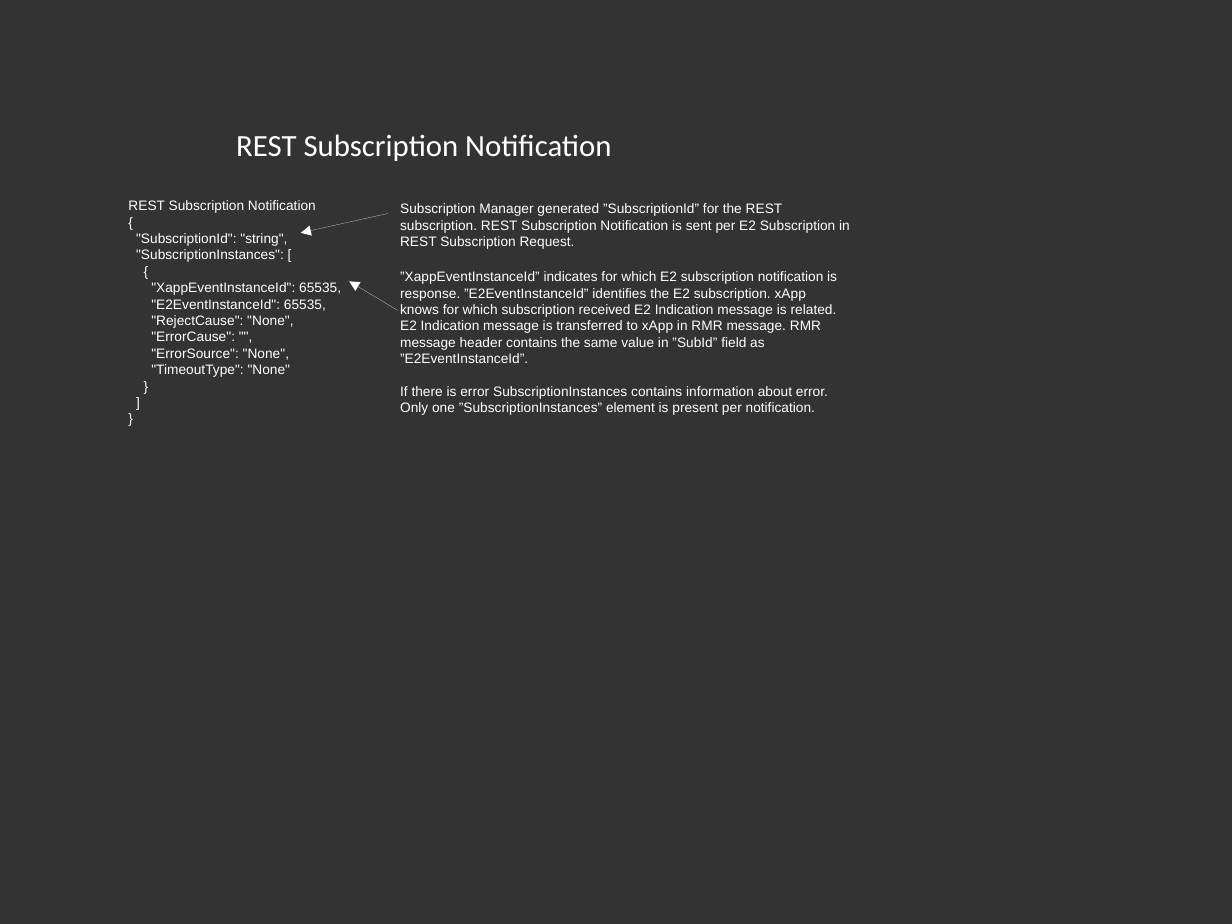
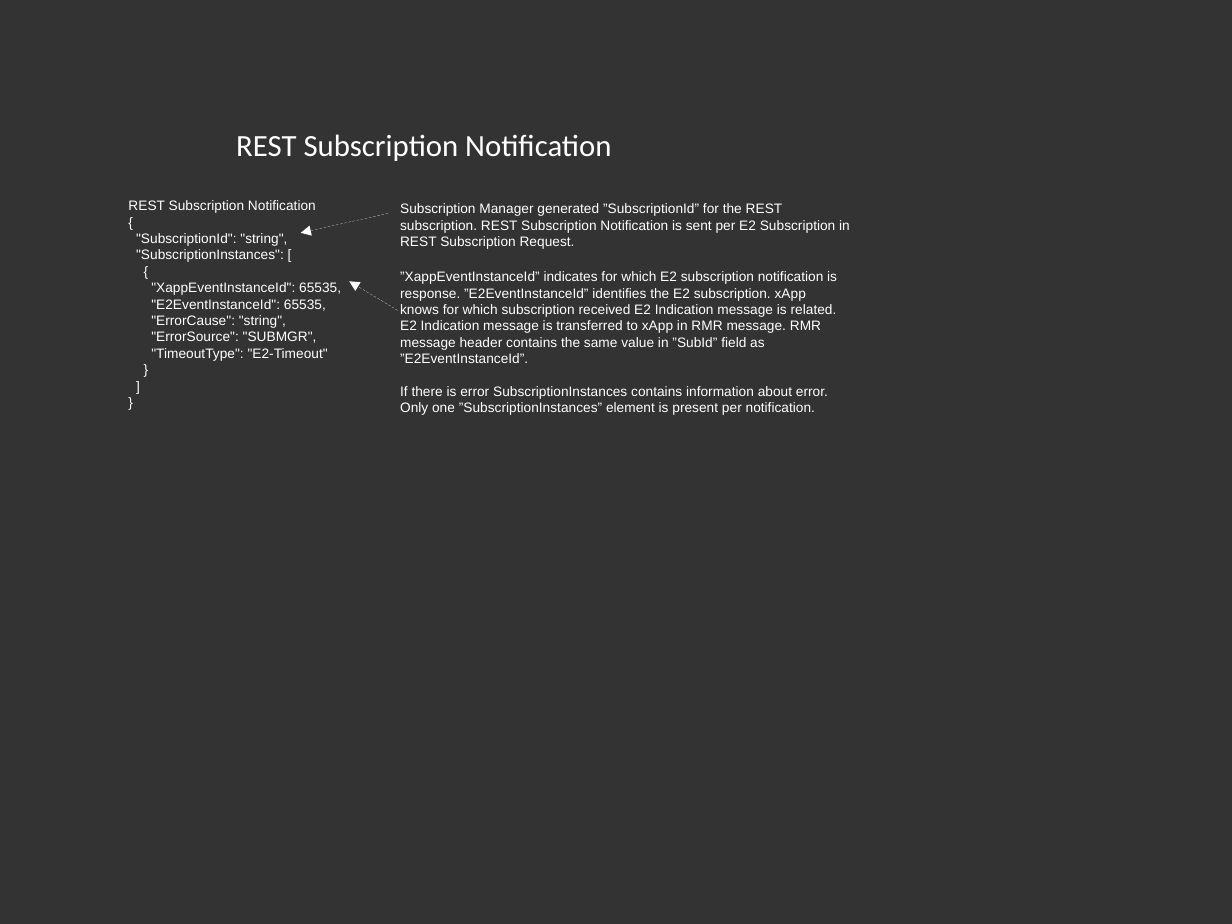
Before and after one commit to o-ran-sc/ric-plt-submgr, a slide deck: slide 13 of docs/images/source/SubManager REST pictures.odp. Drawn at 1232x924 pixels with LibreOffice and Linux fonts; fonts in the diff are those of the drawing. Boxes give left, top, right and bottom in pixels: in the first picture for what was removed or moved away, otherwise in the second. Text is boxed around its words. In the diff, an @@ line names an element or a change of style, - is before the commit and + after.

Commit message:
Subscription REST interface update  - xapp-frame update v0.8.5 -> v0.9.3  - Added REST interface chages introduced in new xapp-frame  - Document updated  - Added workarouds in dockerfile for outdated base image problem

```diff
--- a/docs/images/source/SubManager REST pictures.odp
+++ b/docs/images/source/SubManager REST pictures.odp
@@ text at bbox=[151, 315, 328, 361]: text changed @@
-"RejectCause": "None",
-"ErrorCause": "",
-"ErrorSource": "None",
-"TimeoutType": "None"
+"ErrorCause": "string",
+"ErrorSource": "SUBMGR",
+"TimeoutType": "E2-Timeout"
```
Also in this commit, not shown: 4 other slides changed, 12 other files.
